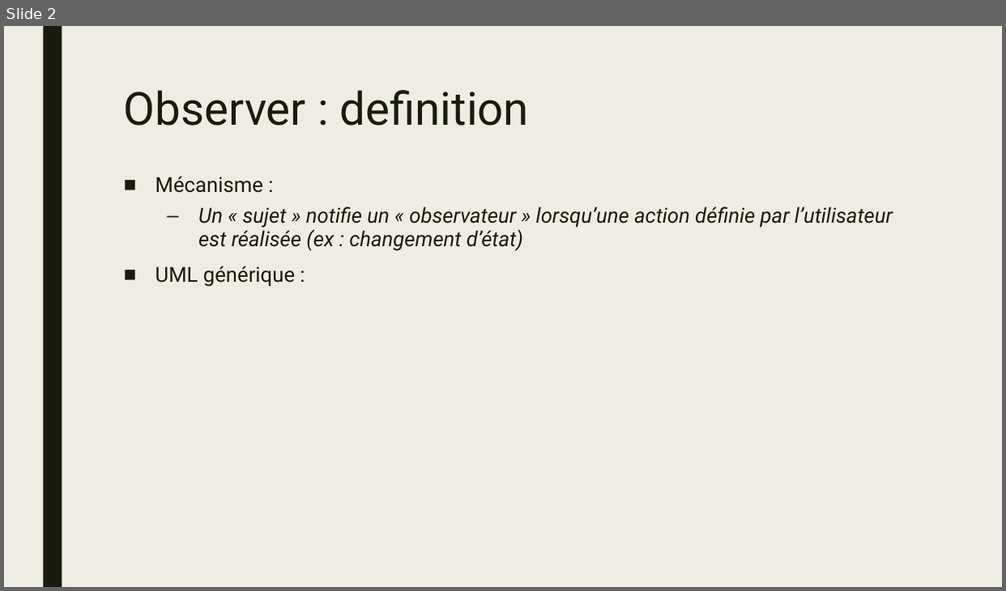
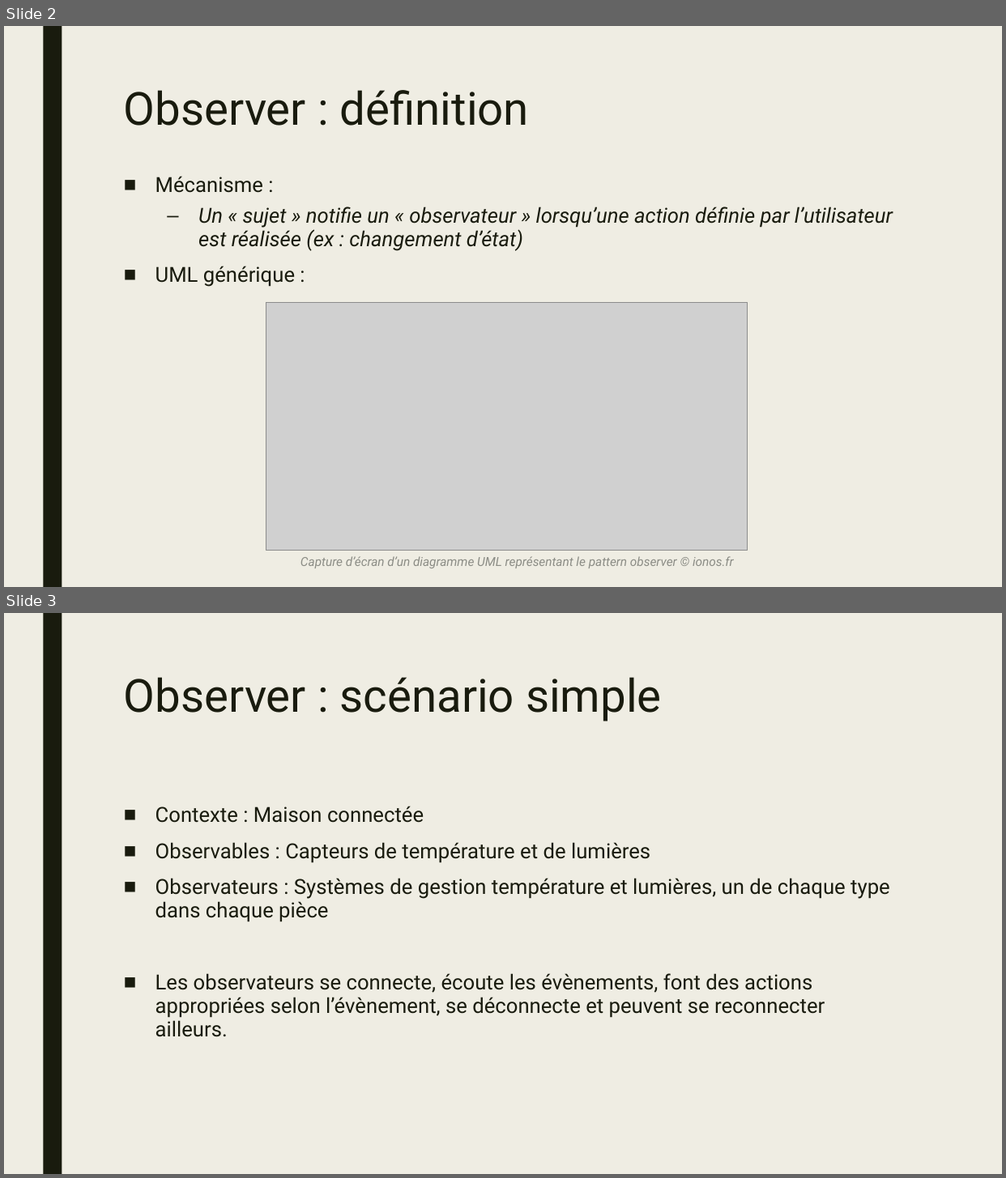
Before and after one commit to klagrassa/observer_dp, a slide deck: presentation.pptx. Shown one above the other, each under a label of ours: slide 2 before the commit, slides 2 and 3 after it. The pictures are 1006x591 and 1006x1178 pixels, drawn with LibreOffice and Linux fonts; fonts in the diff are those of the drawing; grey boxes stand for pictures. Boxes give left, top, right and bottom in pixels: in the first picture for what was removed or moved away, otherwise in the second. Text is boxed around its words. In the diff, an @@ line names an element or a change of style, - is before the commit and + after.

```diff
--- a/presentation.pptx
+++ b/presentation.pptx
@@ slide 3 added at [4,613,1002,1174], background #EFEDE3; not listed: 1 template element that a slide beside it also shows @@
@@ title added at [124,677,662,722], 44 pt, text #191B0E @@
+Observer : scénario simple
@@ text added at [155,806,890,1037], 20 pt, text #191B0E @@
+■ Contexte : Maison connectée
+■ Observables : Capteurs de température et de lumières
+■ Observateurs : Systèmes de gestion température et lumières, un de chaque type dans chaque pièce
+■ Les observateurs se connecte, écoute les évènements, font des actions appropriées selon l’évènement, se déconnecte et peuvent se reconnecter ailleurs.
@@ slide 2 changed as well @@
@@ title at [124,90,529,126]: text changed @@
-Observer : definition
+Observer : définition
@@ picture added at [266,303,748,551] @@
@@ text added at [300,557,734,569], 12 pt, text #8C8D86, italic @@
+Capture d’écran d’un diagramme UML représentant le pattern observer © ionos.fr
```
Also in this commit, not shown: 3 other slides changed, 1 other slide added, 1 slide removed, 13 other files.
